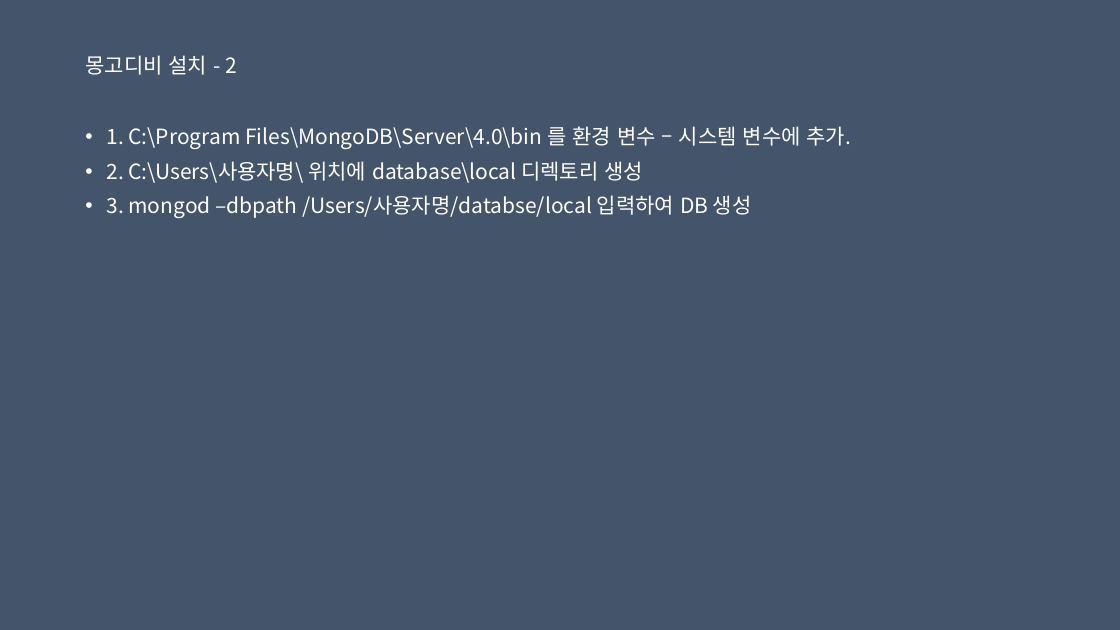
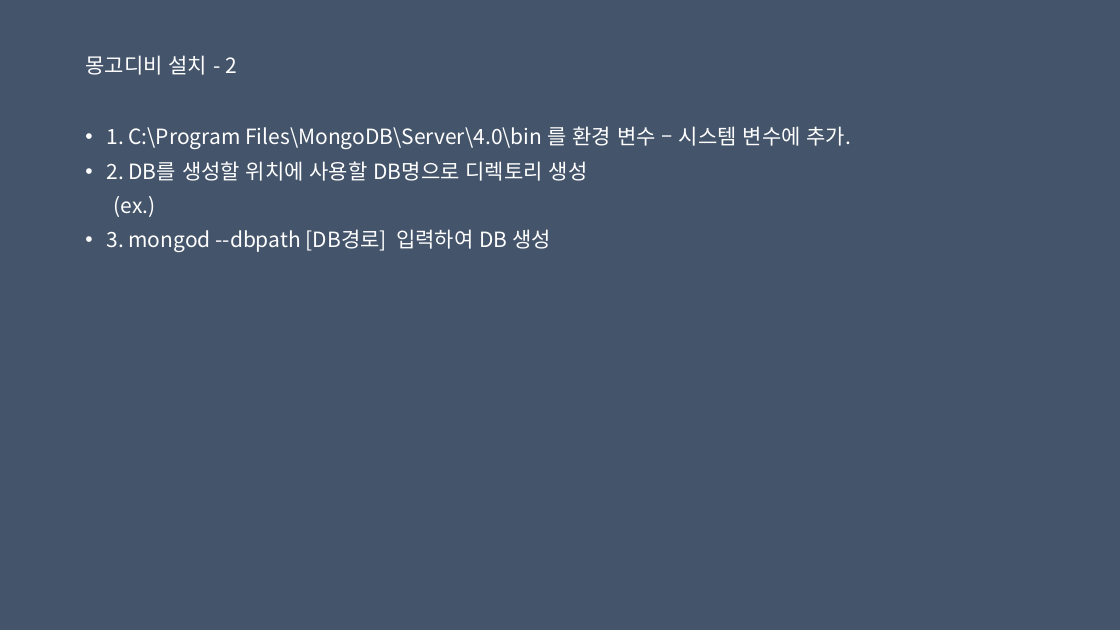
Before and after one commit to noirman1/gsrstudy, a slide deck: slide 2 of ch06/mongodb.pptx. Drawn at 1120x630 pixels with LibreOffice and Linux fonts; fonts in the diff are those of the drawing. Boxes give left, top, right and bottom in pixels: in the first picture for what was removed or moved away, otherwise in the second. Text is boxed around its words. In the diff, an @@ line names an element or a change of style, - is before the commit and + after.

```diff
--- a/ch06/mongodb.pptx
+++ b/ch06/mongodb.pptx
@@ text at bbox=[106, 161, 588, 252]: text changed @@
-• 2. C:\Users\사용자명\ 위치에 database\local 디렉토리 생성
-• 3. mongod –dbpath /Users/사용자명/databse/local 입력하여 DB 생성
+• 2. DB를 생성할 위치에 사용할 DB명으로 디렉토리 생성
+(ex.)
+• 3. mongod --dbpath [DB경로] 입력하여 DB 생성
```
Also in this commit, not shown: 2 other slides changed, 3 slides added, 3 other files.
